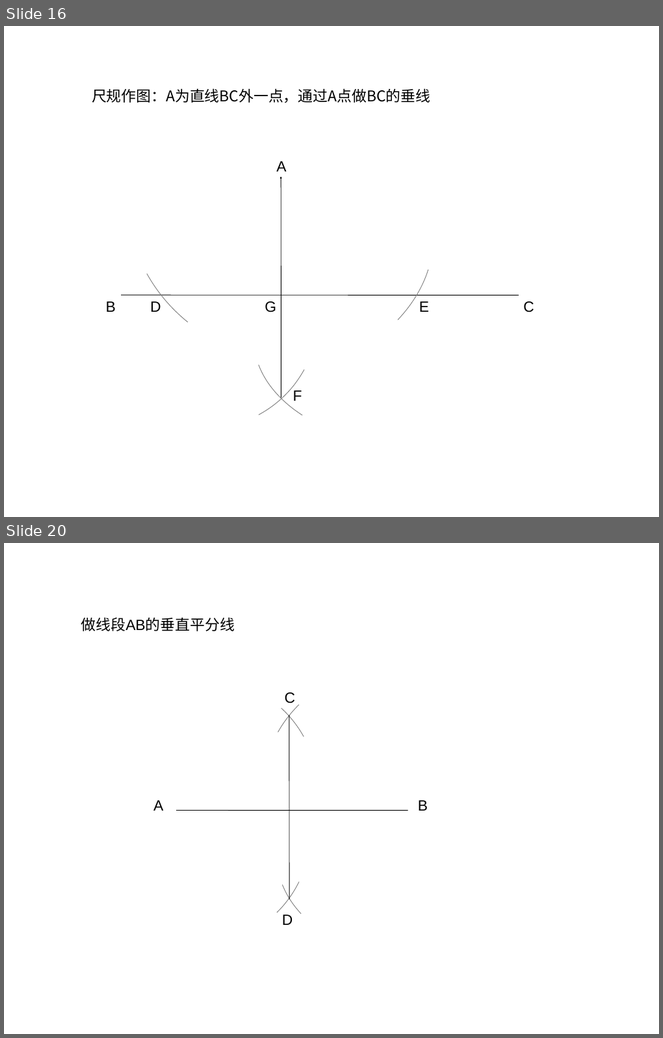
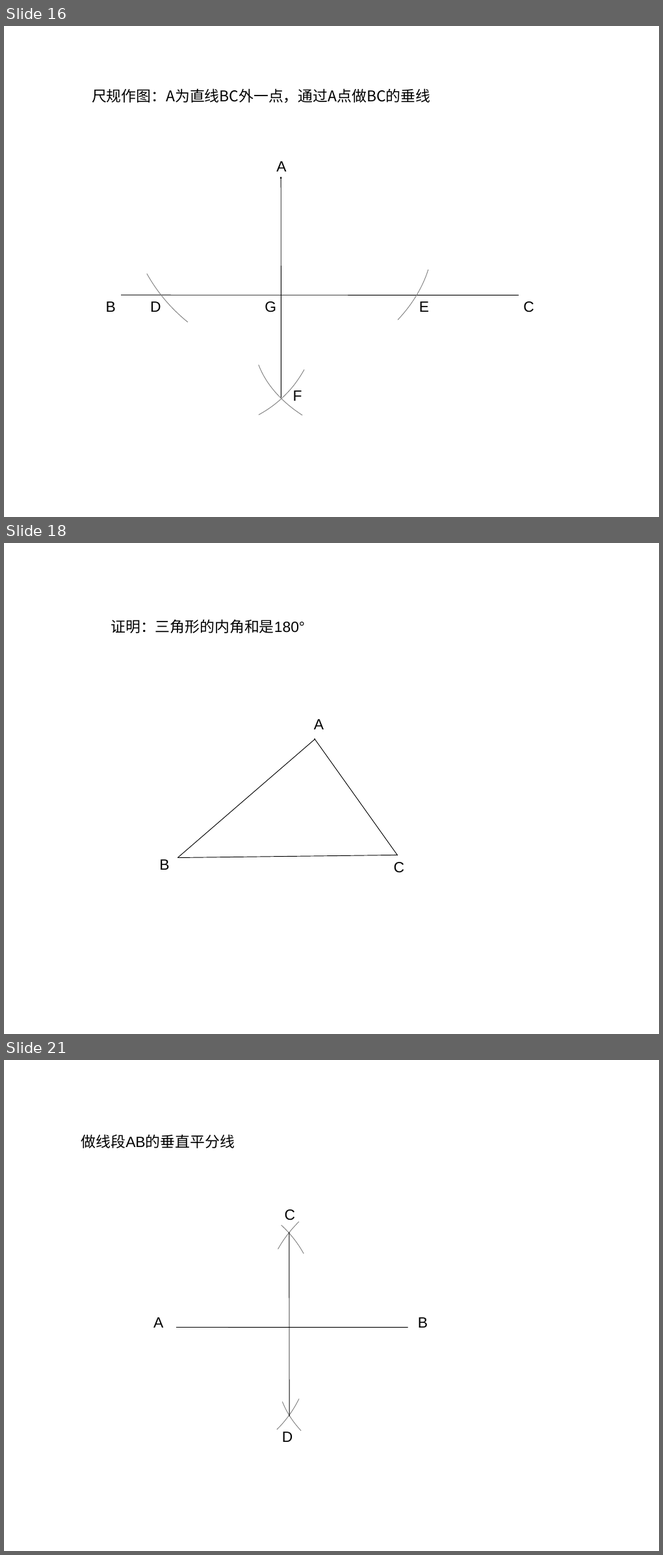
Before and after one commit to ericzhang/english-math, a slide deck: math/grade-7-下/7下数学北师大版-unit-2-相交线与平行线.ppt. Shown one above the other, each under a label of ours: slides 16 and 20 before the commit, slides 16, 18 and 21 after it; the slides between them are not shown. The pictures are 663x1038 and 663x1555 pixels, drawn with LibreOffice and Linux fonts; fonts in the diff are those of the drawing. Boxes give left, top, right and bottom in pixels: in the first picture for what was removed or moved away, otherwise in the second. Text is boxed around its words. In the diff, an @@ line names an element or a change of style, - is before the commit and + after.

```diff
--- a/math/grade-7-下/7下数学北师大版-unit-2-相交线与平行线.ppt
+++ b/math/grade-7-下/7下数学北师大版-unit-2-相交线与平行线.ppt
@@ slide 18 added at box(4, 543, 659, 1034), background #FFFFFF @@
@@ text added at box(111, 619, 305, 633), 18 pt, text #000000 @@
+证明：三角形的内角和是180°
@@ text added at box(314, 719, 324, 730), 18 pt, text #000000 @@
+A
@@ line added from (315, 739) to (178, 858), #000000 0.74 pt @@
@@ line added from (398, 856) to (314, 739), #000000 0.74 pt @@
@@ text added at box(159, 860, 169, 870), 18 pt, text #000000 @@
+B
@@ line added from (398, 855) to (178, 858), #000000 0.74 pt @@
@@ text added at box(394, 862, 405, 873), 18 pt, text #000000 @@
+C
@@ what was slide 20 is now slide 21 @@
```
Also in this commit, not shown: 2 other files.
